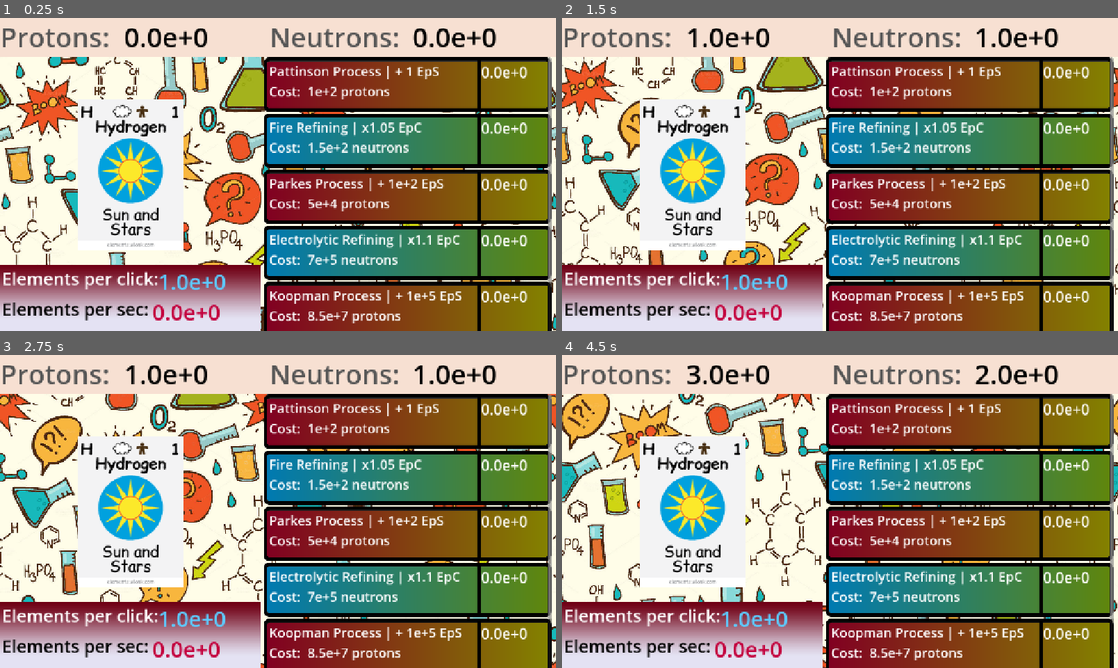
Above: before the commit, frames 1-4 (two rows, left to right).
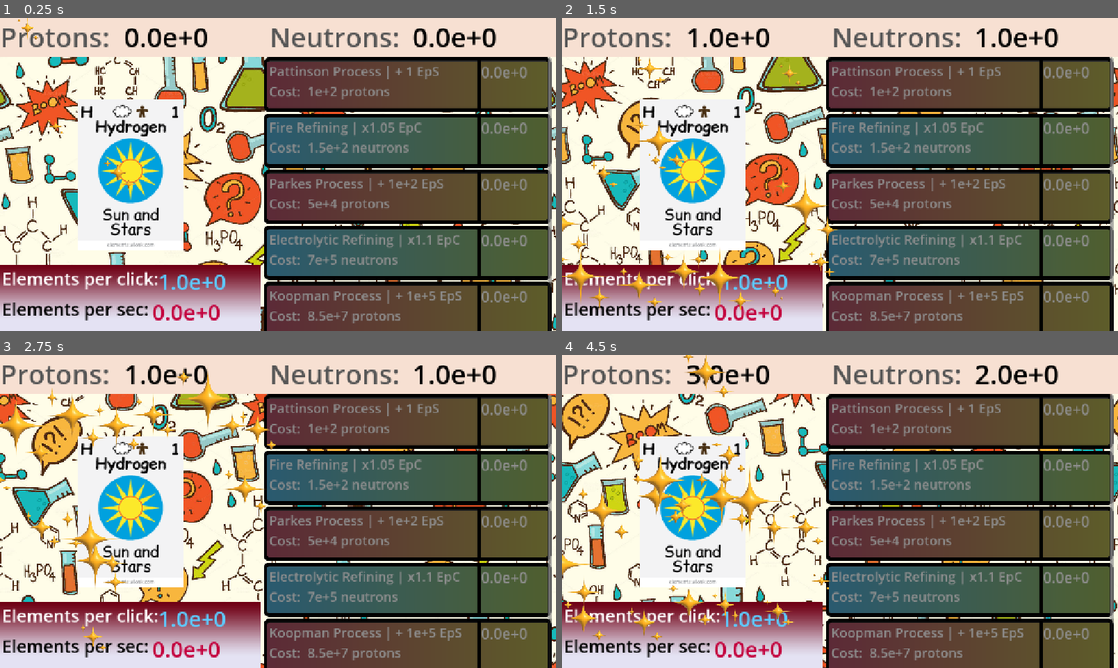
Above: after the commit, the same moments.

Repository: Boarff/ProgrammingGame2025
Game: Godot game, scene res://Scenes/Main.tscn
Two runs of this game, one before a commit and one after it. Both use one fixed random seed, a clock stepped at 60 frames per second and the inputs below.
Inputs (mouse positions are in pixels of both pictures, inside the frame that each line leads up to):
- Up to frame 1 (0.25 s): no input
- Up to frame 2 (1.5 s): click (934, 83) at 0.5 s; click (689, 174) at 1.25 s
- Up to frame 3 (2.75 s): click (372, 420) at 2 s
- Up to frame 4 (4.5 s): click (689, 511) at 2.75 s; click (934, 420) at 3.5 s; click (689, 511) at 4.25 s

The runs differ from the first frame. In frame 1, 37% of the frame differs, in the area x 3-99%, y 0-100%; in frame 2, 39%; in frame 3, 39%; in frame 4, 40%, in the area x 0-99%, y 0-100%.

Commit message:
added sparkles

Diff:
--- a/chemistry-clicker/Scenes/clicker.gd
+++ b/chemistry-clicker/Scenes/clicker.gd
@@ -1,6 +1,10 @@
 extends Node2D
 
 @onready var Shops = $"../Shops"
+@onready var particles = $GPUParticles2D
+
+var theta = 0
+var radius = 0
 
 func _on_button_button_down() -> void:
 	Shops._on_clicker_click()
@@ -10,3 +14,9 @@
 		pass
 	else:
 		$Clicker.frame = frame
+
+func _process(delta):
+	theta += 100*delta
+	radius = 100 * (3*pow(sin(theta/13),2) + 2*pow(sin(theta),2))
+
+	particles.position = radius * Vector2.from_angle(theta) + Vector2(300,360)
--- a/chemistry-clicker/Scenes/clicker.tscn
+++ b/chemistry-clicker/Scenes/clicker.tscn
@@ -99,6 +99,7 @@
 [ext_resource type="Texture2D" uid="uid://choeltmo0rh7p" path="res://Images/Elements/e096.png" id="96_yw3op"]
 [ext_resource type="Texture2D" uid="uid://cnktxx61to4yo" path="res://Images/Elements/e097.png" id="97_cvbqo"]
 [ext_resource type="Texture2D" uid="uid://dyqwnpx1p6kmp" path="res://Images/Elements/e098.png" id="98_fyr3a"]
+[ext_resource type="Texture2D" uid="uid://cdgaf0b5bxxx5" path="res://Images/sparkleEffect.webp" id="100_0xvvn"]
 
 [sub_resource type="SpriteFrames" id="SpriteFrames_ib6r5"]
 animations = [{
@@ -401,6 +402,12 @@
 "name": &"Elements",
 "speed": 5.0
 }]
+
+[sub_resource type="ParticleProcessMaterial" id="ParticleProcessMaterial_aw8kd"]
+particle_flag_disable_z = true
+gravity = Vector3(0, 98, 0)
+scale_min = 0.1
+scale_max = 0.5
 
 [node name="Clicker" type="Node2D"]
 script = ExtResource("1_cwxkx")
@@ -423,4 +430,12 @@
 grow_horizontal = 2
 grow_vertical = 2
 
+[node name="GPUParticles2D" type="GPUParticles2D" parent="."]
+position = Vector2(300, 360)
+scale = Vector2(2.6, 2.6)
+amount = 15
+texture = ExtResource("100_0xvvn")
+trail_lifetime = 3.7
+process_material = SubResource("ParticleProcessMaterial_aw8kd")
+
 [connection signal="button_down" from="Clicker/Button" to="." method="_on_button_button_down"]
--- a/chemistry-clicker/Scenes/main.gd
+++ b/chemistry-clicker/Scenes/main.gd
@@ -81,7 +81,7 @@
 				protonDecimal += decimal / pow(10,protonMagnitude - magnitude)
 
 			# if decimal is 0.9 or 10 or somthng
-			if (1>protonDecimal || protonDecimal>=10)&&(protonDecimal!=0):
+			if (1>protonDecimal || round(protonDecimal)>=10)&&(protonDecimal!=0):
 				# finds the magnitude of the decimal
 				var changedMag = floor(log(protonDecimal)/log(10))
 
@@ -101,7 +101,7 @@
 			else:
 				neutronDecimal += decimal / pow(10,neutronMagnitude - magnitude)
 
-			if (1>neutronDecimal || neutronDecimal>=10)&&(neutronDecimal!=0):
+			if (1>neutronDecimal || round(neutronDecimal)>=10)&&(neutronDecimal!=0):
 				var changedMag = floor(log(neutronDecimal)/log(10))
 
 				neutronMagnitude += changedMag
--- a/chemistry-clicker/Scenes/scroll.gd
+++ b/chemistry-clicker/Scenes/scroll.gd
@@ -10,20 +10,20 @@
 const upgradeEffects = [1, 1.05, 100, 1.1, 100000, 2]
 
 # Function for changing the displayed costs.
-func _laceration_text_change(index, text):
+func _tinnitus_text_change(index, text):
 	match index:
 		0:
-			$ScrollContainer/VBoxContainer/Bones1/Ear_drums/Laceration.text = text
+			$ScrollContainer/VBoxContainer/Bones1/Ear_drums/Tinnitus.text = text
 		1:
-			$ScrollContainer/VBoxContainer/Bones2/Ear_drums/Laceration.text = text
+			$ScrollContainer/VBoxContainer/Bones2/Ear_drums/Tinnitus.text = text
 		2:
-			$ScrollContainer/VBoxContainer/Bones3/Ear_drums/Laceration.text = text
+			$ScrollContainer/VBoxContainer/Bones3/Ear_drums/Tinnitus.text = text
 		3:
-			$ScrollContainer/VBoxContainer/Bones4/Ear_drums/Laceration.text = text
+			$ScrollContainer/VBoxContainer/Bones4/Ear_drums/Tinnitus.text = text
 		4:
-			$ScrollContainer/VBoxContainer/Bones5/Ear_drums/Laceration.text = text
+			$ScrollContainer/VBoxContainer/Bones5/Ear_drums/Tinnitus.text = text
 		5:
-			$ScrollContainer/VBoxContainer/Bones6/Ear_drums/Laceration.text = text
+			$ScrollContainer/VBoxContainer/Bones6/Ear_drums/Tinnitus.text = text
 
 # Function for changing the displayed total upgrades bought
 func _stomach_text_change(index, text):
@@ -40,6 +40,44 @@
 			$ScrollContainer/VBoxContainer/Bones5/Stomach.text = text
 		5:
 			$ScrollContainer/VBoxContainer/Bones6/Stomach.text = text
+
+# checking if player has enough for upgrades for greying out
+func _process(delta: float) -> void:
+	# if upgrade price is smaller than number of protons, ungrey the box
+	if Main._numbers("smaller_than_proton", Main.upgradePrices[0]):
+		$ScrollContainer/VBoxContainer/Bones1/Hair.visible = false
+	else:
+		$ScrollContainer/VBoxContainer/Bones1/Hair.visible = true
+
+	# if upgrade price is smaller than number of neutrons, ungrey the box
+	if Main._numbers("smaller_than_neutron", Main.upgradePrices[1]):
+		$ScrollContainer/VBoxContainer/Bones2/Hair.visible = false
+	else:
+		$ScrollContainer/VBoxContainer/Bones2/Hair.visible = true
+
+	# if upgrade price is smaller than number of protons, ungrey the box
+	if Main._numbers("smaller_than_proton", Main.upgradePrices[2]):
+		$ScrollContainer/VBoxContainer/Bones3/Hair.visible = false
+	else:
+		$ScrollContainer/VBoxContainer/Bones3/Hair.visible = true
+
+	# if upgrade price is smaller than number of neutrons, ungrey the box
+	if Main._numbers("smaller_than_neutron", Main.upgradePrices[3]):
+		$ScrollContainer/VBoxContainer/Bones4/Hair.visible = false
+	else:
+		$ScrollContainer/VBoxContainer/Bones4/Hair.visible = true
+
+	# if upgrade price is smaller than number of protons, ungrey the box
+	if Main._numbers("smaller_than_proton", Main.upgradePrices[4]):
+		$ScrollContainer/VBoxContainer/Bones5/Hair.visible = false
+	else:
+		$ScrollContainer/VBoxContainer/Bones5/Hair.visible = true
+
+	# if upgrade price is smaller than number of neutrons, ungrey the box
+	if Main._numbers("smaller_than_neutron", Main.upgradePrices[5]):
+		$ScrollContainer/VBoxContainer/Bones6/Hair.visible = false
+	else:
+		$ScrollContainer/VBoxContainer/Bones6/Hair.visible = true
 
 # Function to handle purchases of upgrades
 func _upgrade(index):
@@ -79,7 +117,7 @@
 	Main.upgradePrices[index] *= costIncrease
 
 	# handles displayed price numbers
-	_laceration_text_change(index, Shops._as_scientific_string(Main.upgradePrices[index]) + text)
+	_tinnitus_text_change(index, Shops._as_scientific_string(Main.upgradePrices[index]) + text)
 	_stomach_text_change(index, Shops._as_scientific_string(Main.upgrades[index]))
 
 	# adds to total upgrades
--- a/chemistry-clicker/Scenes/scroll.tscn
+++ b/chemistry-clicker/Scenes/scroll.tscn
@@ -51,13 +51,6 @@
 offset_bottom = 115.0
 texture = ExtResource("1_pd2jm")
 
-[node name="Skin" type="TextureRect" parent="ScrollContainer/VBoxContainer/Bones1"]
-layout_mode = 0
-offset_right = 663.0
-offset_bottom = 125.0
-texture = ExtResource("2_xyluh")
-expand_mode = 1
-
 [node name="Stomach" type="Label" parent="ScrollContainer/VBoxContainer/Bones1"]
 layout_mode = 1
 anchors_preset = -1
@@ -84,7 +77,7 @@
 label_settings = ExtResource("4_jx8js")
 autowrap_mode = 2
 
-[node name="Laceration" type="Label" parent="ScrollContainer/VBoxContainer/Bones1/Ear_drums"]
+[node name="Tinnitus" type="Label" parent="ScrollContainer/VBoxContainer/Bones1/Ear_drums"]
 layout_mode = 1
 anchors_preset = -1
 anchor_left = 0.181
@@ -98,36 +91,44 @@
 text = "1e+2 protons"
 label_settings = ExtResource("4_jx8js")
 
-[node name="Nervous_System" type="Button" parent="ScrollContainer/VBoxContainer/Bones1"]
-self_modulate = Color(1, 1, 1, 0)
-layout_mode = 2
-anchor_right = 0.747
-anchor_bottom = 0.96
-offset_left = 5.0
-offset_top = 5.0
-offset_right = -0.261017
-
-[node name="Bones2" type="Control" parent="ScrollContainer/VBoxContainer"]
-custom_minimum_size = Vector2(663, 125)
-layout_mode = 2
-
-[node name="Entrails" type="TextureRect" parent="ScrollContainer/VBoxContainer/Bones2"]
-layout_mode = 1
-anchors_preset = -1
-anchor_right = 0.992
-anchor_bottom = 0.96
-offset_left = 5.0
-offset_top = 5.0
-offset_right = 0.303955
-texture = ExtResource("3_jx8js")
-
-[node name="Skin" type="TextureRect" parent="ScrollContainer/VBoxContainer/Bones2"]
+[node name="Hair" type="ColorRect" parent="ScrollContainer/VBoxContainer/Bones1"]
+layout_mode = 0
+offset_left = 5.0
+offset_top = 5.0
+offset_right = 658.0
+offset_bottom = 120.0
+color = Color(0.270588, 0.270588, 0.270588, 0.607843)
+
+[node name="Skin" type="TextureRect" parent="ScrollContainer/VBoxContainer/Bones1"]
 layout_mode = 0
 offset_right = 663.0
 offset_bottom = 125.0
 texture = ExtResource("2_xyluh")
 expand_mode = 1
 
+[node name="Nervous_System" type="Button" parent="ScrollContainer/VBoxContainer/Bones1"]
+self_modulate = Color(1, 1, 1, 0)
+layout_mode = 2
+anchor_right = 0.747
+anchor_bottom = 0.96
+offset_left = 5.0
+offset_top = 5.0
+offset_right = -0.261017
+
+[node name="Bones2" type="Control" parent="ScrollContainer/VBoxContainer"]
+custom_minimum_size = Vector2(663, 125)
+layout_mode = 2
+
+[node name="Entrails" type="TextureRect" parent="ScrollContainer/VBoxContainer/Bones2"]
+layout_mode = 1
+anchors_preset = -1
+anchor_right = 0.992
+anchor_bottom = 0.96
+offset_left = 5.0
+offset_top = 5.0
+offset_right = 0.303955
+texture = ExtResource("3_jx8js")
+
 [node name="Stomach" type="Label" parent="ScrollContainer/VBoxContainer/Bones2"]
 layout_mode = 1
 anchors_preset = -1
@@ -154,7 +155,7 @@
 label_settings = ExtResource("4_jx8js")
 autowrap_mode = 2
 
-[node name="Laceration" type="Label" parent="ScrollContainer/VBoxContainer/Bones2/Ear_drums"]
+[node name="Tinnitus" type="Label" parent="ScrollContainer/VBoxContainer/Bones2/Ear_drums"]
 layout_mode = 1
 anchors_preset = -1
 anchor_left = 0.181
@@ -168,34 +169,42 @@
 text = "1.5e+2 neutrons"
 label_settings = ExtResource("4_jx8js")
 
-[node name="Nervous_System" type="Button" parent="ScrollContainer/VBoxContainer/Bones2"]
-self_modulate = Color(1, 1, 1, 0)
-layout_mode = 2
-anchor_right = 0.747
-anchor_bottom = 0.96
-offset_left = 5.0
-offset_top = 5.0
-offset_right = -0.261017
-
-[node name="Bones3" type="Control" parent="ScrollContainer/VBoxContainer"]
-custom_minimum_size = Vector2(663, 125)
-layout_mode = 2
-
-[node name="Entrails" type="TextureRect" parent="ScrollContainer/VBoxContainer/Bones3"]
-layout_mode = 0
-offset_left = 5.0
-offset_top = 5.0
-offset_right = 658.0
-offset_bottom = 120.0
-texture = ExtResource("1_pd2jm")
-
-[node name="Skin" type="TextureRect" parent="ScrollContainer/VBoxContainer/Bones3"]
+[node name="Hair" type="ColorRect" parent="ScrollContainer/VBoxContainer/Bones2"]
+layout_mode = 0
+offset_left = 5.0
+offset_top = 5.0
+offset_right = 658.0
+offset_bottom = 120.0
+color = Color(0.270588, 0.270588, 0.270588, 0.607843)
+
+[node name="Skin" type="TextureRect" parent="ScrollContainer/VBoxContainer/Bones2"]
 layout_mode = 0
 offset_right = 663.0
 offset_bottom = 125.0
 texture = ExtResource("2_xyluh")
 expand_mode = 1
 
+[node name="Nervous_System" type="Button" parent="ScrollContainer/VBoxContainer/Bones2"]
+self_modulate = Color(1, 1, 1, 0)
+layout_mode = 2
+anchor_right = 0.747
+anchor_bottom = 0.96
+offset_left = 5.0
+offset_top = 5.0
+offset_right = -0.261017
+
+[node name="Bones3" type="Control" parent="ScrollContainer/VBoxContainer"]
+custom_minimum_size = Vector2(663, 125)
+layout_mode = 2
+
+[node name="Entrails" type="TextureRect" parent="ScrollContainer/VBoxContainer/Bones3"]
+layout_mode = 0
+offset_left = 5.0
+offset_top = 5.0
+offset_right = 658.0
+offset_bottom = 120.0
+texture = ExtResource("1_pd2jm")
+
 [node name="Stomach" type="Label" parent="ScrollContainer/VBoxContainer/Bones3"]
 layout_mode = 1
 anchors_preset = -1
@@ -222,7 +231,7 @@
 label_settings = ExtResource("4_jx8js")
 autowrap_mode = 2
 
-[node name="Laceration" type="Label" parent="ScrollContainer/VBoxContainer/Bones3/Ear_drums"]
+[node name="Tinnitus" type="Label" parent="ScrollContainer/VBoxContainer/Bones3/Ear_drums"]
 layout_mode = 1
 anchors_preset = -1
 anchor_left = 0.181
@@ -236,34 +245,42 @@
 text = "5e+4 protons"
 label_settings = ExtResource("4_jx8js")
 
-[node name="Nervous_System" type="Button" parent="ScrollContainer/VBoxContainer/Bones3"]
-self_modulate = Color(1, 1, 1, 0)
-layout_mode = 2
-anchor_right = 0.747
-anchor_bottom = 0.96
-offset_left = 5.0
-offset_top = 5.0
-offset_right = -0.261017
-
-[node name="Bones4" type="Control" parent="ScrollContainer/VBoxContainer"]
-custom_minimum_size = Vector2(663, 125)
-layout_mode = 2
-
-[node name="Entrails" type="TextureRect" parent="ScrollContainer/VBoxContainer/Bones4"]
-layout_mode = 0
-offset_left = 5.0
-offset_top = 5.0
-offset_right = 658.0
-offset_bottom = 120.0
-texture = ExtResource("3_jx8js")
-
-[node name="Skin" type="TextureRect" parent="ScrollContainer/VBoxContainer/Bones4"]
+[node name="Hair" type="ColorRect" parent="ScrollContainer/VBoxContainer/Bones3"]
+layout_mode = 0
+offset_left = 5.0
+offset_top = 5.0
+offset_right = 658.0
+offset_bottom = 120.0
+color = Color(0.270588, 0.270588, 0.270588, 0.607843)
+
+[node name="Skin" type="TextureRect" parent="ScrollContainer/VBoxContainer/Bones3"]
 layout_mode = 0
 offset_right = 663.0
 offset_bottom = 125.0
 texture = ExtResource("2_xyluh")
 expand_mode = 1
 
+[node name="Nervous_System" type="Button" parent="ScrollContainer/VBoxContainer/Bones3"]
+self_modulate = Color(1, 1, 1, 0)
+layout_mode = 2
+anchor_right = 0.747
+anchor_bottom = 0.96
+offset_left = 5.0
+offset_top = 5.0
+offset_right = -0.261017
+
+[node name="Bones4" type="Control" parent="ScrollContainer/VBoxContainer"]
+custom_minimum_size = Vector2(663, 125)
+layout_mode = 2
+
+[node name="Entrails" type="TextureRect" parent="ScrollContainer/VBoxContainer/Bones4"]
+layout_mode = 0
+offset_left = 5.0
+offset_top = 5.0
+offset_right = 658.0
+offset_bottom = 120.0
+texture = ExtResource("3_jx8js")
+
 [node name="Stomach" type="Label" parent="ScrollContainer/VBoxContainer/Bones4"]
 layout_mode = 1
 anchors_preset = -1
@@ -290,7 +307,7 @@
 label_settings = ExtResource("4_jx8js")
 autowrap_mode = 2
 
-[node name="Laceration" type="Label" parent="ScrollContainer/VBoxContainer/Bones4/Ear_drums"]
+[node name="Tinnitus" type="Label" parent="ScrollContainer/VBoxContainer/Bones4/Ear_drums"]
 layout_mode = 1
 anchors_preset = -1
 anchor_left = 0.181
@@ -304,34 +321,42 @@
 text = "7e+5 neutrons"
 label_settings = ExtResource("4_jx8js")
 
-[node name="Nervous_System" type="Button" parent="ScrollContainer/VBoxContainer/Bones4"]
-self_modulate = Color(1, 1, 1, 0)
-layout_mode = 2
-anchor_right = 0.748
-anchor_bottom = 0.96
-offset_left = 5.0
-offset_top = 5.0
-offset_right = 0.0759888
-
-[node name="Bones5" type="Control" parent="ScrollContainer/VBoxContainer"]
-custom_minimum_size = Vector2(663, 125)
-layout_mode = 2
-
-[node name="Entrails" type="TextureRect" parent="ScrollContainer/VBoxContainer/Bones5"]
-layout_mode = 0
-offset_left = 5.0
-offset_top = 5.0
-offset_right = 658.0
-offset_bottom = 120.0
-texture = ExtResource("1_pd2jm")
-
-[node name="Skin" type="TextureRect" parent="ScrollContainer/VBoxContainer/Bones5"]
+[node name="Hair" type="ColorRect" parent="ScrollContainer/VBoxContainer/Bones4"]
+layout_mode = 0
+offset_left = 5.0
+offset_top = 5.0
+offset_right = 658.0
+offset_bottom = 120.0
+color = Color(0.270588, 0.270588, 0.270588, 0.607843)
+
+[node name="Skin" type="TextureRect" parent="ScrollContainer/VBoxContainer/Bones4"]
 layout_mode = 0
 offset_right = 663.0
 offset_bottom = 125.0
 texture = ExtResource("2_xyluh")
 expand_mode = 1
 
+[node name="Nervous_System" type="Button" parent="ScrollContainer/VBoxContainer/Bones4"]
+self_modulate = Color(1, 1, 1, 0)
+layout_mode = 2
+anchor_right = 0.748
+anchor_bottom = 0.96
+offset_left = 5.0
+offset_top = 5.0
+offset_right = 0.0759888
+
+[node name="Bones5" type="Control" parent="ScrollContainer/VBoxContainer"]
+custom_minimum_size = Vector2(663, 125)
+layout_mode = 2
+
+[node name="Entrails" type="TextureRect" parent="ScrollContainer/VBoxContainer/Bones5"]
+layout_mode = 0
+offset_left = 5.0
+offset_top = 5.0
+offset_right = 658.0
+offset_bottom = 120.0
+texture = ExtResource("1_pd2jm")
+
 [node name="Stomach" type="Label" parent="ScrollContainer/VBoxContainer/Bones5"]
 layout_mode = 1
 anchors_preset = -1
@@ -358,7 +383,7 @@
 label_settings = ExtResource("4_jx8js")
 autowrap_mode = 2
 
-[node name="Laceration" type="Label" parent="ScrollContainer/VBoxContainer/Bones5/Ear_drums"]
+[node name="Tinnitus" type="Label" parent="ScrollContainer/VBoxContainer/Bones5/Ear_drums"]
 layout_mode = 1
 anchors_preset = -1
 anchor_left = 0.181
@@ -372,35 +397,43 @@
 text = "8.5e+7 protons"
 label_settings = ExtResource("4_jx8js")
 
-[node name="Nervous_System" type="Button" parent="ScrollContainer/VBoxContainer/Bones5"]
-self_modulate = Color(1, 1, 1, 0)
-layout_mode = 2
-anchor_right = 0.75
-anchor_bottom = 1.0
-offset_left = 5.0
-offset_top = 5.0
-offset_right = -0.250031
-offset_bottom = -5.0
-
-[node name="Bones6" type="Control" parent="ScrollContainer/VBoxContainer"]
-custom_minimum_size = Vector2(663, 125)
-layout_mode = 2
-
-[node name="Entrails" type="TextureRect" parent="ScrollContainer/VBoxContainer/Bones6"]
-layout_mode = 0
-offset_left = 5.0
-offset_top = 5.0
-offset_right = 658.0
-offset_bottom = 120.0
-texture = ExtResource("3_jx8js")
-
-[node name="Skin" type="TextureRect" parent="ScrollContainer/VBoxContainer/Bones6"]
+[node name="Hair" type="ColorRect" parent="ScrollContainer/VBoxContainer/Bones5"]
+layout_mode = 0
+offset_left = 5.0
+offset_top = 5.0
+offset_right = 658.0
+offset_bottom = 120.0
+color = Color(0.270588, 0.270588, 0.270588, 0.607843)
+
+[node name="Skin" type="TextureRect" parent="ScrollContainer/VBoxContainer/Bones5"]
 layout_mode = 0
 offset_right = 663.0
 offset_bottom = 125.0
 texture = ExtResource("2_xyluh")
 expand_mode = 1
 
+[node name="Nervous_System" type="Button" parent="ScrollContainer/VBoxContainer/Bones5"]
+self_modulate = Color(1, 1, 1, 0)
+layout_mode = 2
+anchor_right = 0.75
+anchor_bottom = 1.0
+offset_left = 5.0
+offset_top = 5.0
+offset_right = -0.250031
+offset_bottom = -5.0
+
+[node name="Bones6" type="Control" parent="ScrollContainer/VBoxContainer"]
+custom_minimum_size = Vector2(663, 125)
+layout_mode = 2
+
+[node name="Entrails" type="TextureRect" parent="ScrollContainer/VBoxContainer/Bones6"]
+layout_mode = 0
+offset_left = 5.0
+offset_top = 5.0
+offset_right = 658.0
+offset_bottom = 120.0
+texture = ExtResource("3_jx8js")
+
 [node name="Stomach" type="Label" parent="ScrollContainer/VBoxContainer/Bones6"]
 layout_mode = 1
 anchors_preset = -1
@@ -427,7 +460,7 @@
 label_settings = ExtResource("4_jx8js")
 autowrap_mode = 2
 
-[node name="Laceration" type="Label" parent="ScrollContainer/VBoxContainer/Bones6/Ear_drums"]
+[node name="Tinnitus" type="Label" parent="ScrollContainer/VBoxContainer/Bones6/Ear_drums"]
 layout_mode = 1
 anchors_preset = -1
 anchor_left = 0.181
@@ -441,6 +474,21 @@
 text = "5e+10 neutrons"
 label_settings = ExtResource("4_jx8js")
 
+[node name="Hair" type="ColorRect" parent="ScrollContainer/VBoxContainer/Bones6"]
+layout_mode = 0
+offset_left = 5.0
+offset_top = 5.0
+offset_right = 658.0
+offset_bottom = 120.0
+color = Color(0.270588, 0.270588, 0.270588, 0.607843)
+
+[node name="Skin" type="TextureRect" parent="ScrollContainer/VBoxContainer/Bones6"]
+layout_mode = 0
+offset_right = 663.0
+offset_bottom = 125.0
+texture = ExtResource("2_xyluh")
+expand_mode = 1
+
 [node name="Nervous_System" type="Button" parent="ScrollContainer/VBoxContainer/Bones6"]
 self_modulate = Color(1, 1, 1, 0)
 layout_mode = 2
--- a/chemistry-clicker/Scenes/shops.gd
+++ b/chemistry-clicker/Scenes/shops.gd
@@ -82,7 +82,7 @@
 @onready var clicker = $"../Clicker"
 
 
-func _physics_process(delta: float) -> void:
+func _process(delta: float) -> void:
 
 	protDisplay.text = Main._numbers("get_proton_text")
 	neutDisplay.text = Main._numbers("get_neutron_text")
@@ -117,10 +117,6 @@
 	#setting a variable to the amount to add, so debugging is easy if needed
 	var addtoproton = Main.elementProgress * Main.elemPerSec
 	var addtoneutron = nuclidesDict[int(Main.elementProgress)].pick_random() * Main.elemPerSec
-	print("")
-	print(Main.time)
-	print("addtoproton " + str(addtoproton))
-	print("addtoneutron " + str(addtoneutron))
 	# calling the function from the main script to change the numbers
 	Main._numbers("add_to_proton", addtoproton )
 	Main._numbers("add_to_neutron", addtoneutron )
Binary file added: chemistry-clicker/Images/sparkleEffect.webp
Not shown, added: chemistry-clicker/Images/sparkleEffect.webp.import
Binary file added: chemistry-clicker/Images/sparkleEffectPNG.png
Not shown, added: chemistry-clicker/Images/sparkleEffectPNG.png.import
Not shown: 1 places in chemistry-clicker/Scenes/clicker.tscn that only renumber resources
